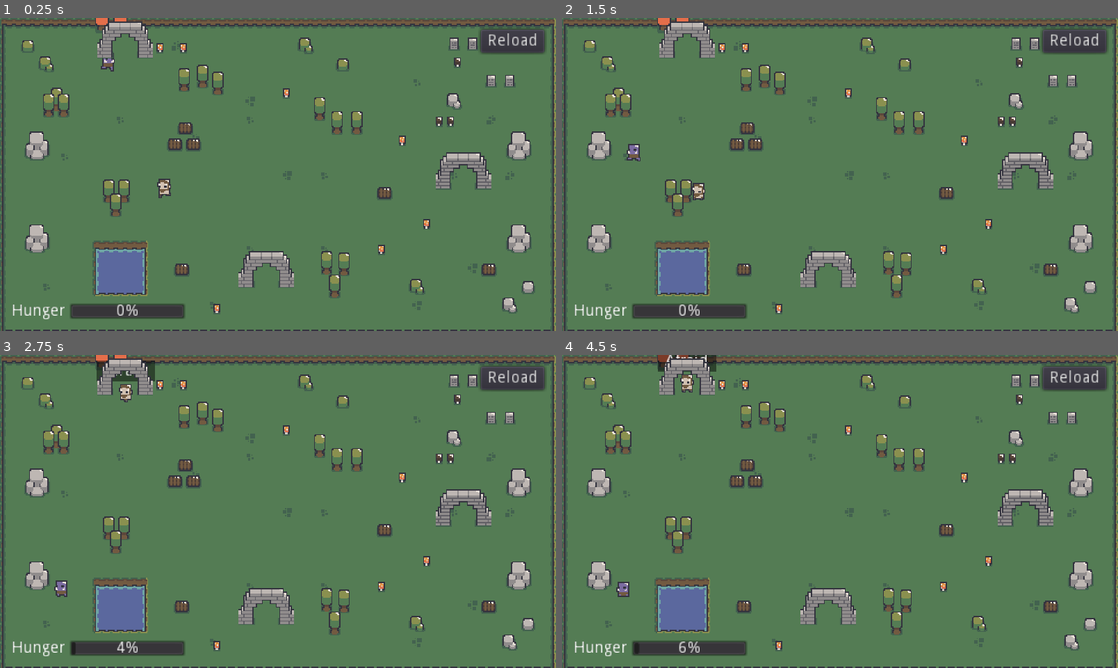
Above: before the commit, frames 1-4 (two rows, left to right).
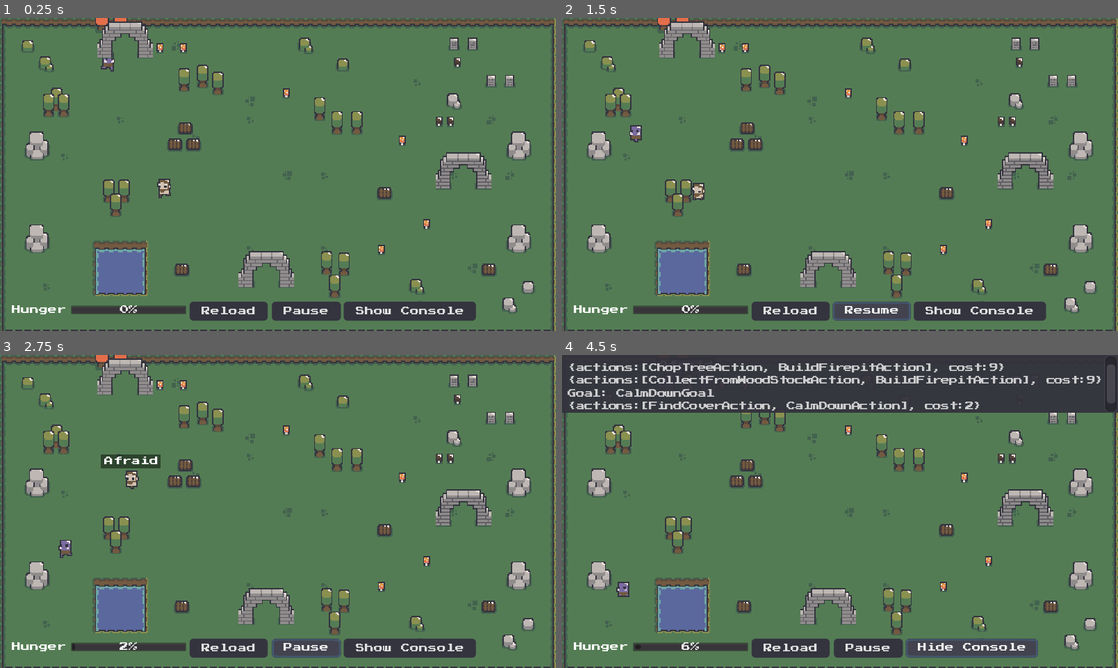
Above: after the commit, the same moments.

Repository: viniciusgerevini/godot-goap
Game: Godot game, scene res://scenes/main.tscn
The game is run twice, just before and just after one commit, with the same random seed, the same clock (stepped at 60 frames per second) and the same inputs.
Inputs (mouse positions are in pixels of both pictures, inside the frame that each line leads up to):
- Up to frame 1 (0.25 s): no input
- Up to frame 2 (1.5 s): click "Reload" at 0.5 s; click (867, 312) at 1.25 s, where only the run after the commit has a clickable "Pause"
- Up to frame 3 (2.75 s): click (311, 649) at 2 s, where only the run after the commit has a clickable "Resume"
- Up to frame 4 (4.5 s): click (973, 649) at 2.75 s, where only the run after the commit has a clickable "Show Console"; click (973, 649) at 3.5 s, where only the run after the commit has a clickable "Hide Console"; click (973, 649) at 4.25 s, where only the run after the commit has a clickable "Show Console"

The runs differ from the first frame. In frame 1, 4.7% of the frame differs, in the area x 2-99%, y 3-97%; in frame 2, 5.0%; in frame 3, 5.9%; in frame 4, 20%, in the area x 0-100%, y 0-97%.

Commit message:
improve fonts and interface and create console

Diff:
--- /dev/null
+++ b/fonts/main.tres
@@ -0,0 +1,7 @@
+[gd_resource type="DynamicFont" load_steps=2 format=2]
+
+[ext_resource path="res://fonts/PressStart2P.ttf" type="DynamicFontData" id=1]
+
+[resource]
+size = 8
+font_data = ExtResource( 1 )
--- a/goap/action_planner.gd
+++ b/goap/action_planner.gd
@@ -22,6 +22,7 @@
 #
 func get_plan(goal: GoapGoal, blackboard = {}) -> Array:
   print("Goal: %s" % goal.get_class())
+  WorldState.console_message("Goal: %s" % goal.get_class())
   var desired_state = goal.get_desired_state().duplicate()
 
   if desired_state.empty():
@@ -165,3 +166,4 @@
   for a in plan.actions:
     actions.push_back(a.get_class())
   print({"cost": plan.cost, "actions": actions})
+  WorldState.console_message({"cost": plan.cost, "actions": actions})
--- a/scenes/firepit.tscn
+++ b/scenes/firepit.tscn
@@ -1,7 +1,8 @@
-[gd_scene load_steps=8 format=2]
+[gd_scene load_steps=9 format=2]
 
 [ext_resource path="res://sprites/forestDecoration_0.png" type="Texture" id=1]
 [ext_resource path="res://scenes/firepit.gd" type="Script" id=2]
+[ext_resource path="res://fonts/main.tres" type="DynamicFont" id=3]
 
 [sub_resource type="AtlasTexture" id=1]
 atlas = ExtResource( 1 )
@@ -34,7 +35,6 @@
 
 [node name="AnimatedSprite" type="AnimatedSprite" parent="."]
 frames = SubResource( 5 )
-frame = 2
 playing = true
 
 [node name="timer" type="Timer" parent="."]
@@ -47,6 +47,7 @@
 margin_top = -28.0
 margin_right = 20.0
 margin_bottom = -14.0
+custom_fonts/font = ExtResource( 3 )
 text = "10"
 align = 1
 __meta__ = {
--- a/scenes/main.gd
+++ b/scenes/main.gd
@@ -16,3 +16,18 @@
   WorldState.clear_state()
   # warning-ignore:return_value_discarded
   self.get_tree().reload_current_scene()
+
+
+func _on_pause_pressed():
+  get_tree().paused = not get_tree().paused
+  $HUD/VBoxContainer/MarginContainer/HBoxContainer/pause.text = (
+    "Resume" if get_tree().paused else "Pause"
+  )
+
+
+func _on_console_pressed():
+  var console = get_tree().get_nodes_in_group("console")[0]
+  console.visible = not console.visible
+  $HUD/VBoxContainer/MarginContainer/HBoxContainer/console.text = (
+    "Hide Console" if console.visible else "Show Console"
+  )
--- a/scenes/main.tscn
+++ b/scenes/main.tscn
@@ -9,6 +9,7 @@
 [ext_resource path="res://scenes/mushroom.tscn" type="PackedScene" id=7]
 [ext_resource path="res://scenes/main.gd" type="Script" id=8]
 [ext_resource path="res://scenes/cover.tscn" type="PackedScene" id=9]
+[ext_resource path="res://fonts/main.tres" type="DynamicFont" id=10]
 
 [sub_resource type="TileSet" id=1]
 0/name = "forest_.png 0"
@@ -413,6 +414,46 @@
 26/shapes = [  ]
 26/z_index = 0
 
+[sub_resource type="StyleBoxFlat" id=4]
+content_margin_left = 10.0
+content_margin_right = 10.0
+content_margin_top = 5.0
+content_margin_bottom = 5.0
+bg_color = Color( 0.266667, 0.266667, 0.313726, 1 )
+corner_radius_top_left = 3
+corner_radius_top_right = 3
+corner_radius_bottom_right = 3
+corner_radius_bottom_left = 3
+
+[sub_resource type="StyleBoxFlat" id=5]
+content_margin_left = 10.0
+content_margin_right = 10.0
+content_margin_top = 5.0
+content_margin_bottom = 3.0
+bg_color = Color( 0.207843, 0.207843, 0.25098, 0.87451 )
+corner_radius_top_left = 3
+corner_radius_top_right = 3
+corner_radius_bottom_right = 3
+corner_radius_bottom_left = 3
+
+[sub_resource type="StyleBoxFlat" id=6]
+content_margin_left = 10.0
+content_margin_right = 10.0
+content_margin_top = 5.0
+content_margin_bottom = 3.0
+bg_color = Color( 0.207843, 0.207843, 0.25098, 1 )
+corner_radius_top_left = 3
+corner_radius_top_right = 3
+corner_radius_bottom_right = 3
+corner_radius_bottom_left = 3
+
+[sub_resource type="StyleBoxFlat" id=7]
+content_margin_left = 10.0
+content_margin_right = 10.0
+content_margin_top = 10.0
+content_margin_bottom = 10.0
+bg_color = Color( 0.207843, 0.207843, 0.25098, 1 )
+
 [node name="main" type="Node2D"]
 script = ExtResource( 8 )
 
@@ -532,25 +573,8 @@
 "_edit_use_anchors_": false
 }
 
-[node name="MarginContainer2" type="MarginContainer" parent="HUD/VBoxContainer"]
-margin_right = 480.0
-margin_bottom = 242.0
-size_flags_vertical = 3
-custom_constants/margin_right = 10
-custom_constants/margin_top = 10
-custom_constants/margin_left = 10
-
-[node name="reload" type="Button" parent="HUD/VBoxContainer/MarginContainer2"]
-margin_left = 415.0
-margin_top = 10.0
-margin_right = 470.0
-margin_bottom = 30.0
-size_flags_horizontal = 8
-size_flags_vertical = 0
-text = "Reload"
-
 [node name="MarginContainer" type="MarginContainer" parent="HUD/VBoxContainer"]
-margin_top = 246.0
+margin_top = 244.0
 margin_right = 480.0
 margin_bottom = 270.0
 custom_constants/margin_right = 10
@@ -560,22 +584,93 @@
 [node name="HBoxContainer" type="HBoxContainer" parent="HUD/VBoxContainer/MarginContainer"]
 margin_left = 10.0
 margin_right = 470.0
-margin_bottom = 14.0
+margin_bottom = 16.0
 __meta__ = {
 "_edit_use_anchors_": false
 }
 
 [node name="hunger_label" type="Label" parent="HUD/VBoxContainer/MarginContainer/HBoxContainer"]
-margin_right = 46.0
-margin_bottom = 14.0
+margin_top = 4.0
+margin_right = 48.0
+margin_bottom = 12.0
+custom_fonts/font = ExtResource( 10 )
 text = "Hunger"
 
 [node name="hunger" type="ProgressBar" parent="HUD/VBoxContainer/MarginContainer/HBoxContainer"]
-margin_left = 50.0
-margin_right = 150.0
-margin_bottom = 14.0
+margin_left = 52.0
+margin_top = 4.0
+margin_right = 152.0
+margin_bottom = 12.0
 rect_min_size = Vector2( 100, 0 )
 size_flags_vertical = 4
+custom_fonts/font = ExtResource( 10 )
+
+[node name="reload" type="Button" parent="HUD/VBoxContainer/MarginContainer/HBoxContainer"]
+margin_left = 156.0
+margin_right = 224.0
+margin_bottom = 16.0
+size_flags_horizontal = 8
+size_flags_vertical = 0
+custom_styles/hover = SubResource( 4 )
+custom_styles/pressed = SubResource( 5 )
+custom_styles/normal = SubResource( 6 )
+custom_fonts/font = ExtResource( 10 )
+text = "Reload"
+
+[node name="pause" type="Button" parent="HUD/VBoxContainer/MarginContainer/HBoxContainer"]
+pause_mode = 2
+margin_left = 228.0
+margin_right = 288.0
+margin_bottom = 16.0
+size_flags_horizontal = 8
+size_flags_vertical = 0
+custom_styles/hover = SubResource( 4 )
+custom_styles/pressed = SubResource( 5 )
+custom_styles/normal = SubResource( 6 )
+custom_fonts/font = ExtResource( 10 )
+text = "Pause"
+
+[node name="console" type="Button" parent="HUD/VBoxContainer/MarginContainer/HBoxContainer"]
+pause_mode = 2
+margin_left = 292.0
+margin_right = 408.0
+margin_bottom = 16.0
+size_flags_horizontal = 8
+size_flags_vertical = 0
+custom_styles/hover = SubResource( 4 )
+custom_styles/pressed = SubResource( 5 )
+custom_styles/normal = SubResource( 6 )
+custom_fonts/font = ExtResource( 10 )
+text = "Show Console"
+
+[node name="console_container" type="MarginContainer" parent="HUD"]
+anchor_right = 1.0
+margin_bottom = 60.0
+grow_horizontal = 0
+size_flags_vertical = 0
+__meta__ = {
+"_edit_use_anchors_": false
+}
+
+[node name="TextEdit" type="TextEdit" parent="HUD/console_container" groups=[
+"console",
+]]
+pause_mode = 2
+visible = false
+modulate = Color( 1, 1, 1, 0.752941 )
+margin_right = 480.0
+margin_bottom = 50.0
+rect_min_size = Vector2( 150, 50 )
+size_flags_horizontal = 3
+size_flags_vertical = 0
+custom_styles/read_only = SubResource( 7 )
+custom_fonts/font = ExtResource( 10 )
+custom_colors/font_color_readonly = Color( 1, 1, 1, 1 )
+readonly = true
+shortcut_keys_enabled = false
+virtual_keyboard_enabled = false
+smooth_scrolling = true
+wrap_enabled = true
 
 [node name="cover" parent="." instance=ExtResource( 9 )]
 position = Vector2( 108, 32 )
@@ -592,4 +687,6 @@
 position = Vector2( 189.468, 165.449 )
 
 [connection signal="timeout" from="hunger_timer" to="." method="_on_hanger_timer_timeout"]
-[connection signal="pressed" from="HUD/VBoxContainer/MarginContainer2/reload" to="." method="_on_reload_pressed"]
+[connection signal="pressed" from="HUD/VBoxContainer/MarginContainer/HBoxContainer/reload" to="." method="_on_reload_pressed"]
+[connection signal="pressed" from="HUD/VBoxContainer/MarginContainer/HBoxContainer/pause" to="." method="_on_pause_pressed"]
+[connection signal="pressed" from="HUD/VBoxContainer/MarginContainer/HBoxContainer/console" to="." method="_on_console_pressed"]
--- a/scenes/satyr.gd
+++ b/scenes/satyr.gd
@@ -32,8 +32,8 @@
 
 
 func _process(_delta):
-  $labels/afraid_label.visible = WorldState.get_state("is_frightened", false)
-  $labels/hungry_label.visible = WorldState.get_state("hunger", 0) >= 50
+  $labels/labels/afraid_label.visible = WorldState.get_state("is_frightened", false)
+  $labels/labels/hungry_label.visible = WorldState.get_state("hunger", 0) >= 50
 
   if is_attacking:
     $body.play("attack")
--- a/scenes/satyr.tscn
+++ b/scenes/satyr.tscn
@@ -1,7 +1,8 @@
-[gd_scene load_steps=19 format=2]
+[gd_scene load_steps=20 format=2]
 
 [ext_resource path="res://sprites/satyr_.png" type="Texture" id=1]
 [ext_resource path="res://scenes/satyr.gd" type="Script" id=2]
+[ext_resource path="res://fonts/main.tres" type="DynamicFont" id=3]
 
 [sub_resource type="AtlasTexture" id=1]
 atlas = ExtResource( 1 )
@@ -89,7 +90,7 @@
 position = Vector2( 0, -12 )
 frames = SubResource( 13 )
 animation = "idle"
-frame = 3
+frame = 1
 playing = true
 
 [node name="CollisionShape2D" type="CollisionShape2D" parent="."]
@@ -107,7 +108,10 @@
 wait_time = 5.0
 one_shot = true
 
-[node name="labels" type="VBoxContainer" parent="."]
+[node name="labels" type="Node2D" parent="."]
+z_index = 100
+
+[node name="labels" type="VBoxContainer" parent="labels"]
 margin_left = -25.0
 margin_top = -58.0
 margin_right = 25.0
@@ -121,24 +125,26 @@
 "_edit_use_anchors_": false
 }
 
-[node name="hungry_label" type="Label" parent="labels"]
+[node name="hungry_label" type="Label" parent="labels/labels"]
 visible = false
-margin_top = 2.0
-margin_right = 50.0
-margin_bottom = 20.0
+margin_top = 14.0
+margin_right = 53.0
+margin_bottom = 26.0
 custom_styles/normal = SubResource( 16 )
+custom_fonts/font = ExtResource( 3 )
 text = "Hungry"
 align = 1
 __meta__ = {
 "_edit_use_anchors_": false
 }
 
-[node name="afraid_label" type="Label" parent="labels"]
+[node name="afraid_label" type="Label" parent="labels/labels"]
 visible = false
-margin_top = 22.0
-margin_right = 50.0
+margin_top = 28.0
+margin_right = 53.0
 margin_bottom = 40.0
 custom_styles/normal = SubResource( 16 )
+custom_fonts/font = ExtResource( 3 )
 text = "Afraid"
 align = 1
 __meta__ = {
--- a/world/world_state.gd
+++ b/world/world_state.gd
@@ -32,3 +32,9 @@
       closest_element = element
 
   return closest_element
+
+
+func console_message(object):
+  var console = get_tree().get_nodes_in_group("console")[0] as TextEdit
+  console.text += "%s\n" % str(object)
+  console.cursor_set_line(console.get_line_count())
Binary file added: fonts/PressStart2P.ttf
Not shown: 1 places in scenes/main.tscn that only renumber resources
Not shown, changed: .gitignore
